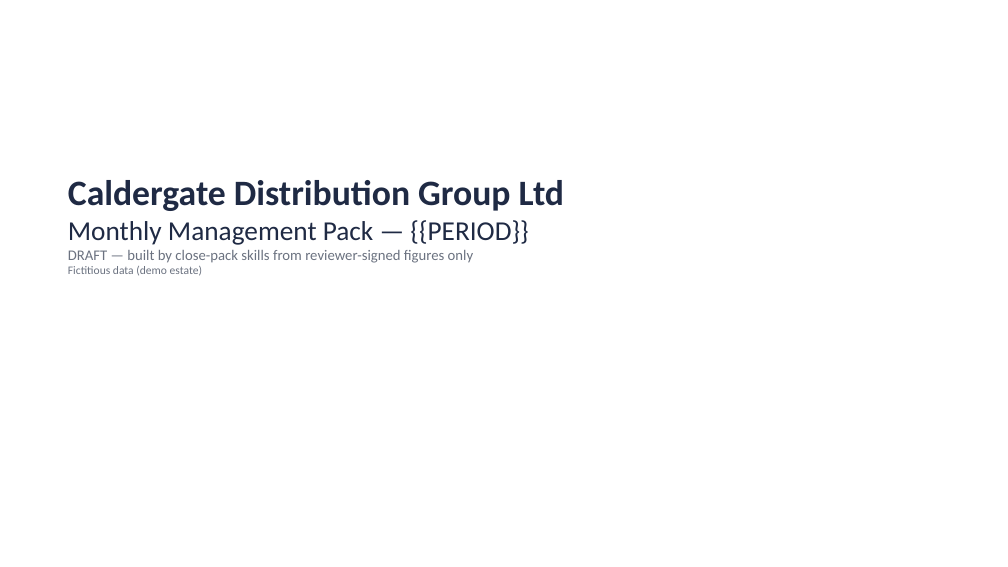
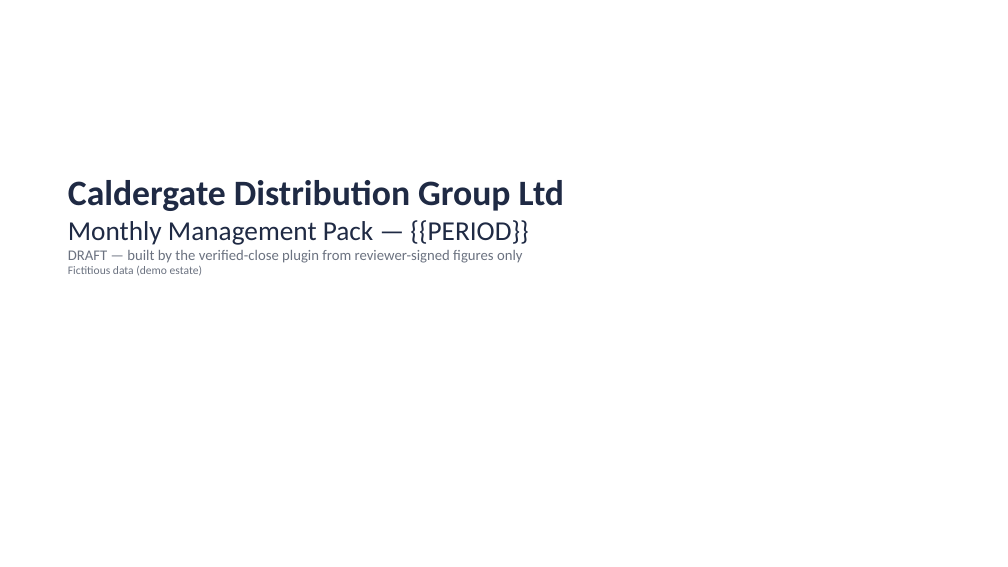
Before and after one commit to klameer/verified-close, a slide deck: slide 1 of examples/caldergate/01 Templates & Budget/Management Pack Template.pptx. Drawn at 1008x567 pixels with LibreOffice and Linux fonts; fonts in the diff are those of the drawing. Boxes give left, top, right and bottom in pixels: in the first picture for what was removed or moved away, otherwise in the second. Text is boxed around its words. In the diff, an @@ line names an element or a change of style, - is before the commit and + after.

```diff
--- a/examples/caldergate/01 Templates & Budget/Management Pack Template.pptx
+++ b/examples/caldergate/01 Templates & Budget/Management Pack Template.pptx
@@ text at bbox=[68, 250, 523, 263]: text changed @@
-DRAFT — built by close-pack skills from reviewer-signed figures only
+DRAFT — built by the verified-close plugin from reviewer-signed figures only
```
Also in this commit, not shown: 35 other files.
